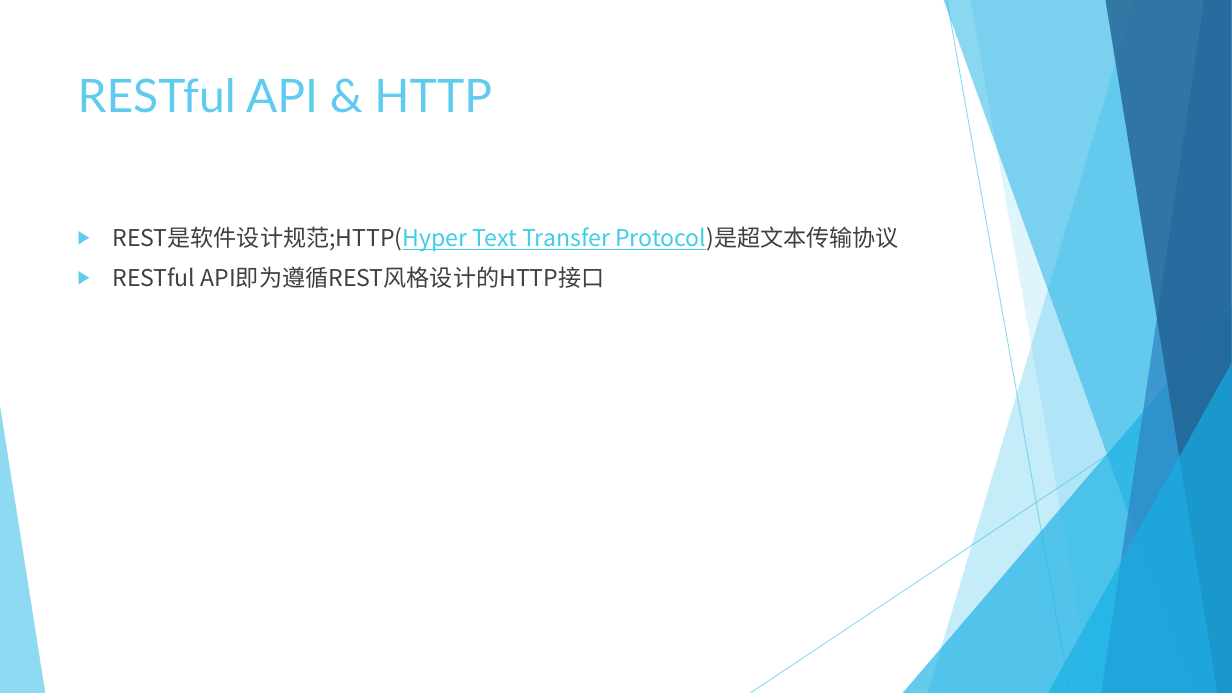
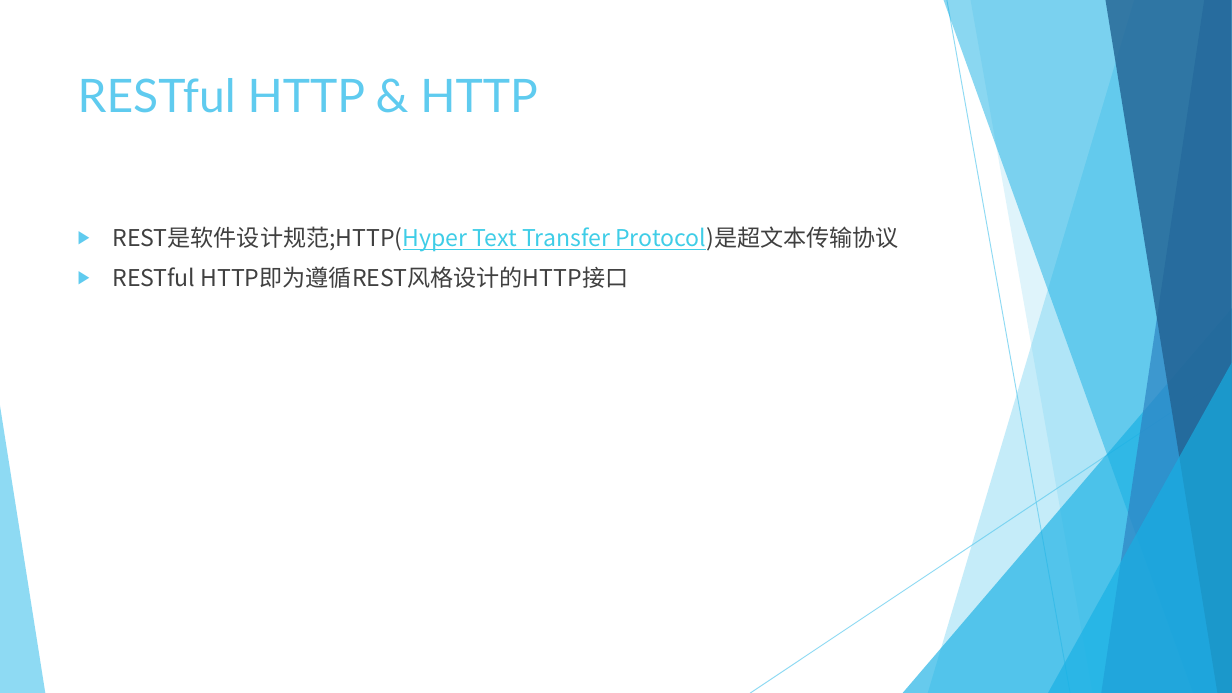
Before and after one commit to Crab2died/micro-boot, a slide deck: slide 9 of rest-api/RESTful.pptx (slide 8 before the commit). Drawn at 1232x693 pixels with LibreOffice and Linux fonts; fonts in the diff are those of the drawing. Boxes give left, top, right and bottom in pixels: in the first picture for what was removed or moved away, otherwise in the second. Text is boxed around its words. In the diff, an @@ line names an element or a change of style, - is before the commit and + after.

```diff
--- a/rest-api/RESTful.pptx
+++ b/rest-api/RESTful.pptx
@@ title at [78, 78, 537, 113]: text changed @@
-RESTful API & HTTP
+RESTful HTTP & HTTP
@@ text at [112, 266, 628, 288]: text changed @@
-▶ RESTful API即为遵循REST风格设计的HTTP接口
+▶ RESTful HTTP即为遵循REST风格设计的HTTP接口
```
Also in this commit, not shown: 5 other slides changed, 1 slide added.
